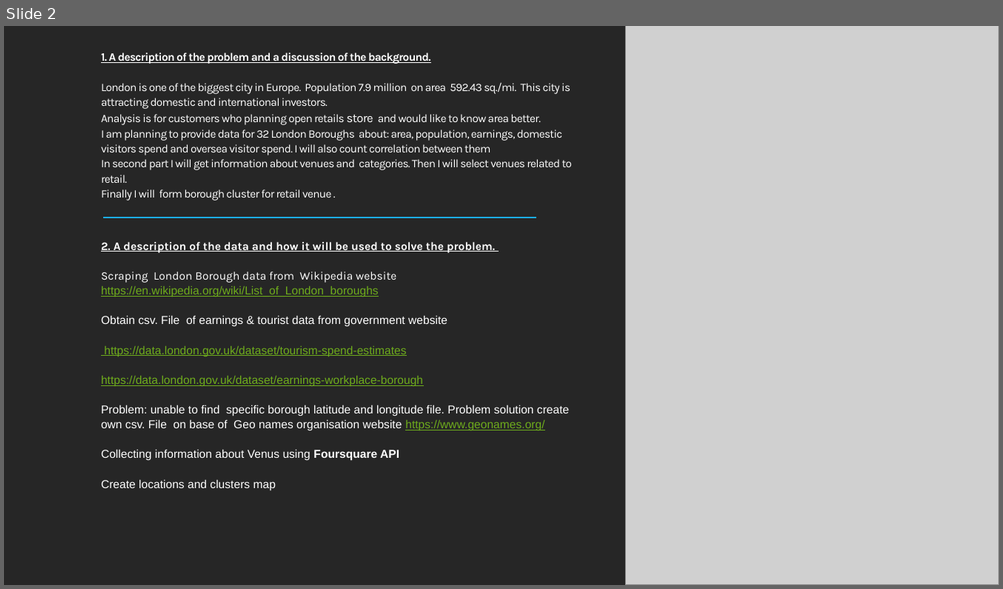
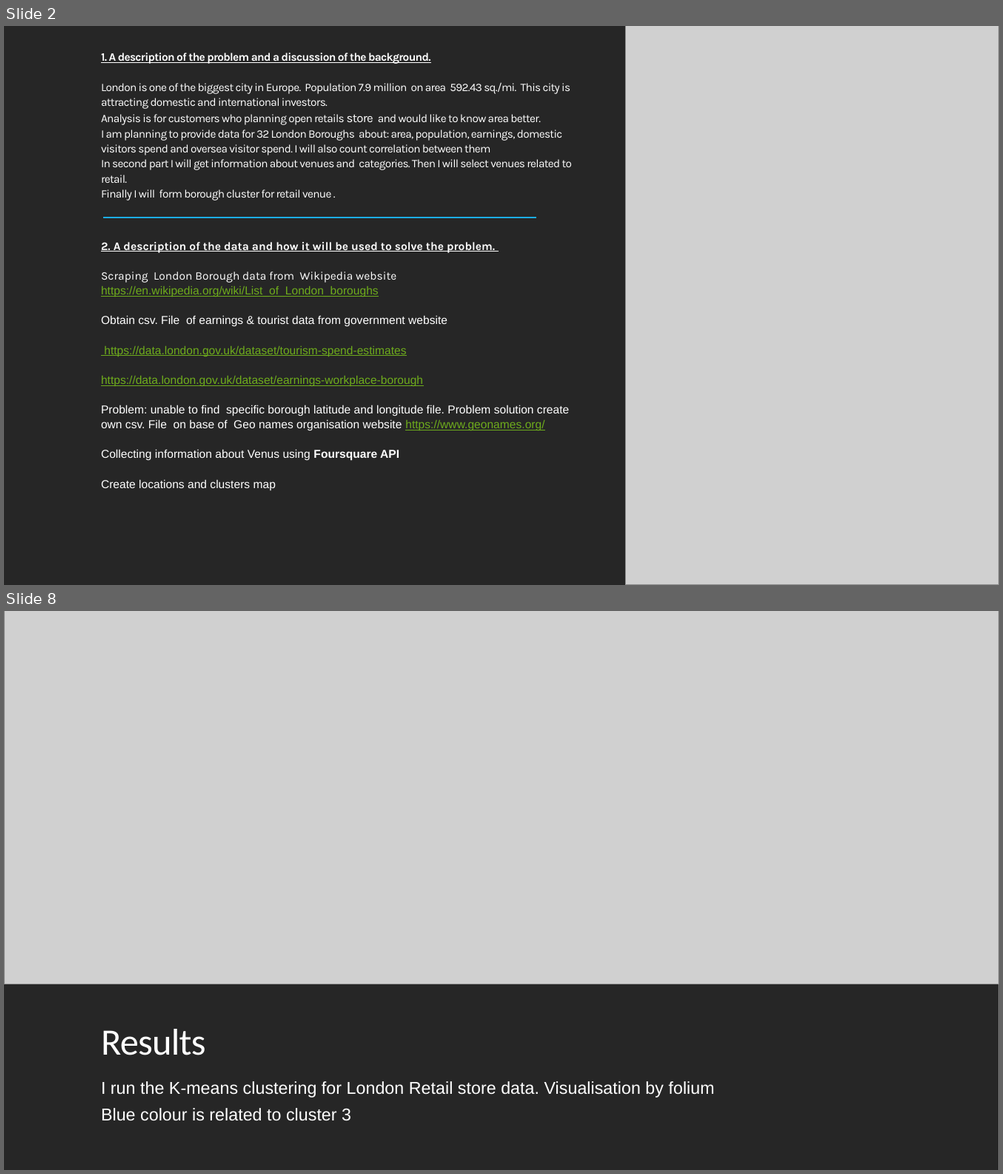
Before and after one commit to MC-01/notebook, a slide deck: Location for new Retail Business London Borough Analysis.pptx. Shown one above the other, each under a label of ours: slide 2 before the commit, slides 2 and 8 after it; the slides between them are not shown. The pictures are 1003x589 and 1003x1174 pixels, drawn with LibreOffice and Linux fonts; fonts in the diff are those of the drawing; grey boxes stand for pictures. Boxes give left, top, right and bottom in pixels: in the first picture for what was removed or moved away, otherwise in the second. Text is boxed around its words. In the diff, an @@ line names an element or a change of style, - is before the commit and + after.

```diff
--- a/Location for new Retail Business London Borough Analysis.pptx
+++ b/Location for new Retail Business London Borough Analysis.pptx
@@ slide 8 added at <box>4,611,999,1170</box>, background #FFFFFF @@
@@ picture added at <box>4,611,999,985</box> @@
@@ rectangle added at <box>4,985,999,1170</box>, fill #262626 @@
@@ title added at <box>101,1029,206,1056</box>, 36 pt, text #FFFFFF @@
+Results
@@ text added at <box>101,1082,714,1122</box>, 16.6 pt, text #FFFFFF @@
+I run the K-means clustering for London Retail store data. Visualisation by folium
+Blue colour is related to cluster 3
```
Also in this commit, not shown: 7 other slides added, 1 slide removed.
